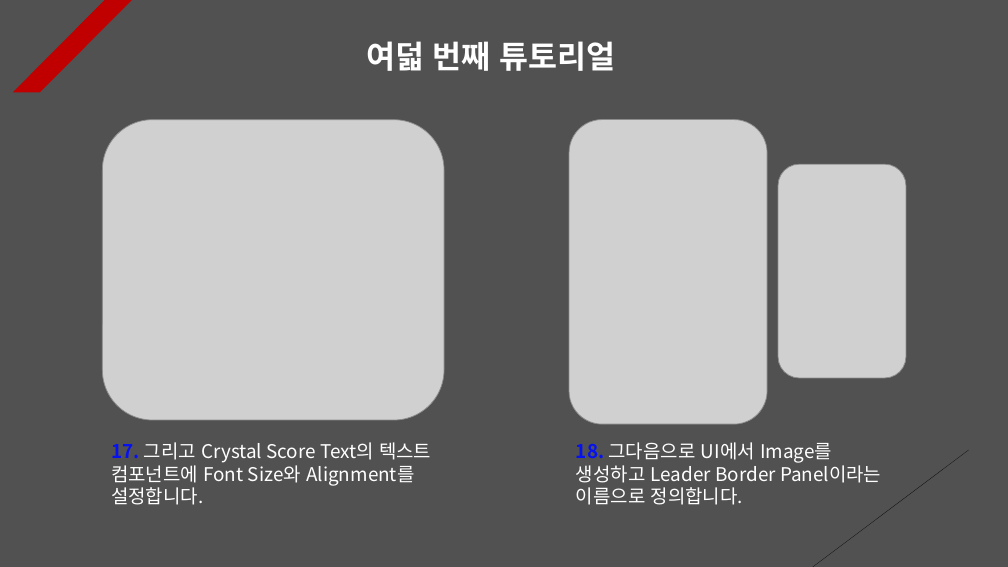
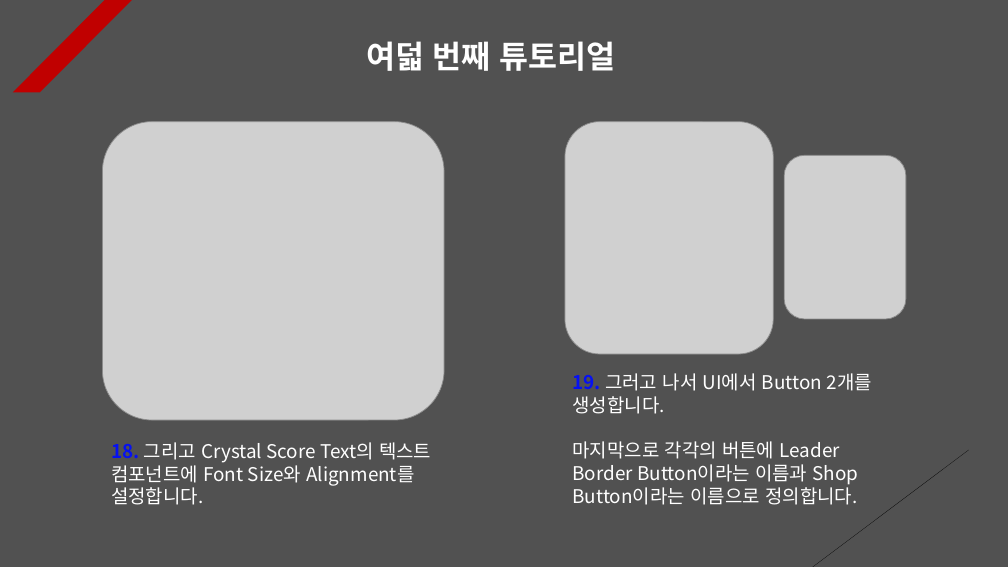
Before and after one commit to Unity2033/3D-UnityEngine, a slide deck: slide 8 of Assets/Class/Photon Server/PPT Data/Photon Data Management.pptx. Drawn at 1008x567 pixels with LibreOffice and Linux fonts; fonts in the diff are those of the drawing; grey boxes stand for pictures. Boxes give left, top, right and bottom in pixels: in the first picture for what was removed or moved away, otherwise in the second. Text is boxed around its words. In the diff, an @@ line names an element or a change of style, - is before the commit and + after.

```diff
--- a/Assets/Class/Photon Server/PPT Data/Photon Data Management.pptx
+++ b/Assets/Class/Photon Server/PPT Data/Photon Data Management.pptx
@@ picture: place and size @@
-picture at [569, 119, 768, 424]
+picture at [565, 122, 774, 354]
@@ picture: place and size @@
-picture at [778, 164, 906, 378]
+picture at [784, 155, 906, 318]
@@ text at [573, 373, 872, 505]: text changed @@
-18. 그다음으로 UI에서 Image를 생성하고 Leader Border Panel이라는 이름으로 정의합니다.
+19. 그러고 나서 UI에서 Button 2개를 생성합니다.
+마지막으로 각각의 버튼에 Leader Border Button이라는 이름과 Shop Button이라는 이름으로 정의합니다.
@@ text at [111, 442, 431, 505]: text changed @@
-17. 그리고 Crystal Score Text의 텍스트 컴포넌트에 Font Size와 Alignment를 설정합니다.
+18. 그리고 Crystal Score Text의 텍스트 컴포넌트에 Font Size와 Alignment를 설정합니다.
```
Also in this commit, not shown: 5 other slides changed, 1 slide removed, 6 other files.
